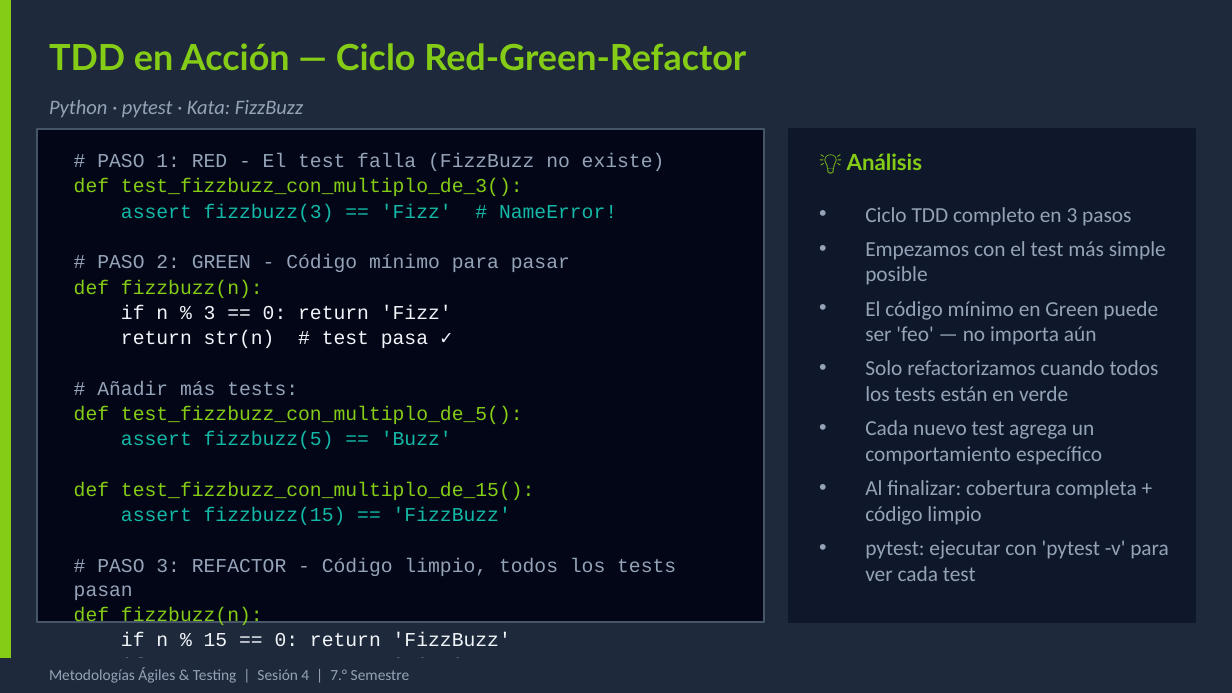
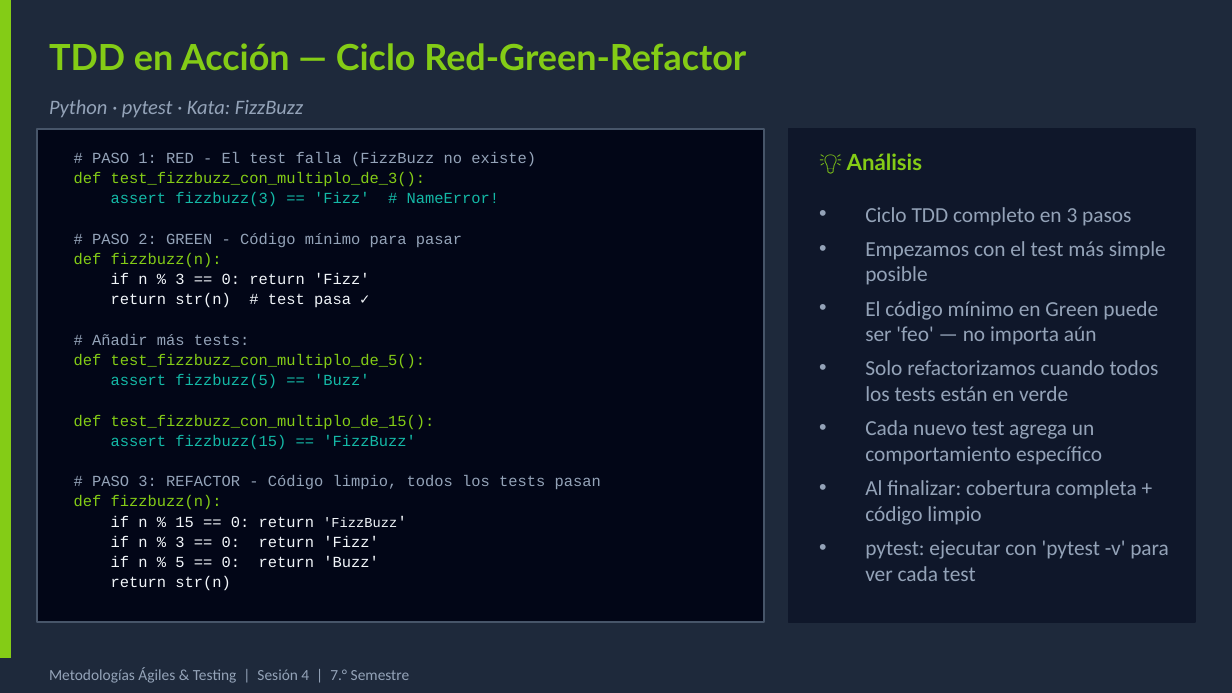
Before and after one commit to sergioburbano05/Universitaria_de_colombia, a slide deck: slide 29 of PRUEBAS DE SOFTWARE/Metodologías agiles-Testing.pptx. Drawn at 1232x693 pixels with LibreOffice and Linux fonts; fonts in the diff are those of the drawing. Boxes give left, top, right and bottom in pixels: in the first picture for what was removed or moved away, otherwise in the second. Text is boxed around its words. In the diff, an @@ line names an element or a change of style, - is before the commit and + after.

```diff
--- a/PRUEBAS DE SOFTWARE/Metodologías agiles-Testing.pptx
+++ b/PRUEBAS DE SOFTWARE/Metodologías agiles-Testing.pptx
@@ text "# PASO 1: RED - ..." at box(74, 152, 601, 591): size 11.5 to 9 pt; size 11.5 to 8 pt in "'FizzBuzz'" @@
```
Also in this commit, not shown: 9 other slides changed.
